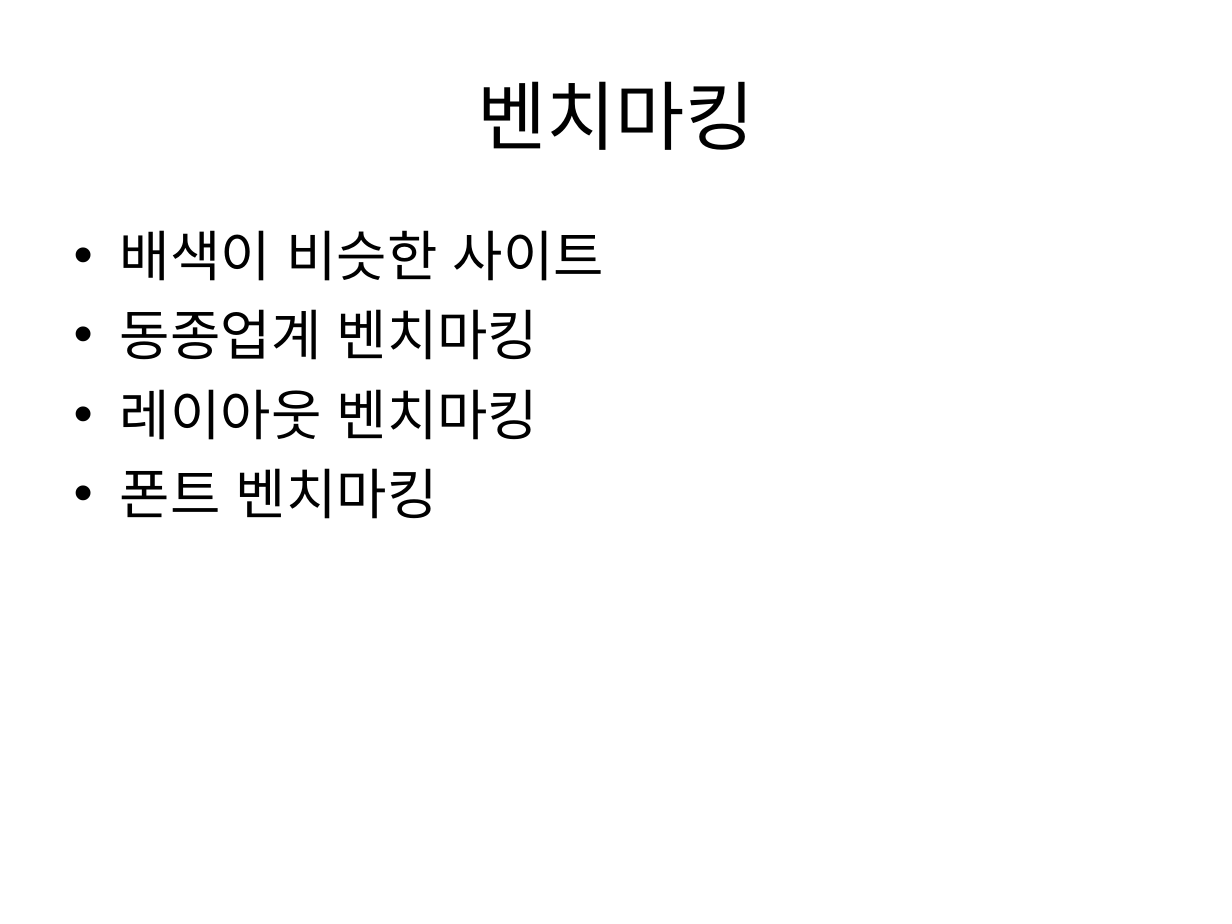
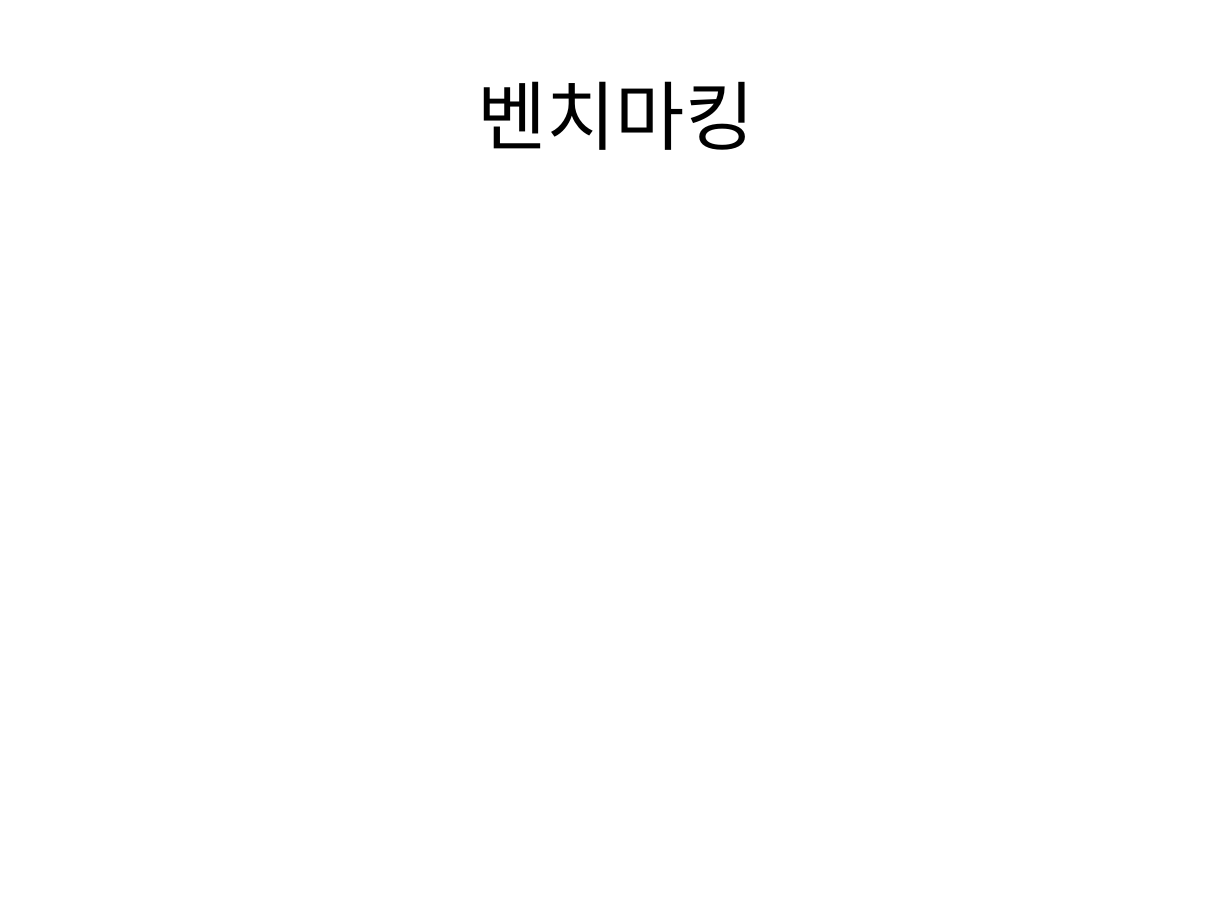
Before and after one commit to grapePrince/gotttugi, a slide deck: slide 5 of design/presentation/발표자료_기획.ppt. Drawn at 1232x924 pixels with LibreOffice and Linux fonts; fonts in the diff are those of the drawing. Boxes give left, top, right and bottom in pixels: in the first picture for what was removed or moved away, otherwise in the second. Text is boxed around its words. In the diff, an @@ line names an element or a change of style, - is before the commit and + after.

Commit message:
[기획] 발표자료준비중

```diff
--- a/design/presentation/발표자료_기획.ppt
+++ b/design/presentation/발표자료_기획.ppt
@@ text removed at (120, 230, 604, 519) @@
-• 배색이 비슷한 사이트
-• 동종업계 벤치마킹
-• 레이아웃 벤치마킹
-• 폰트 벤치마킹
```
